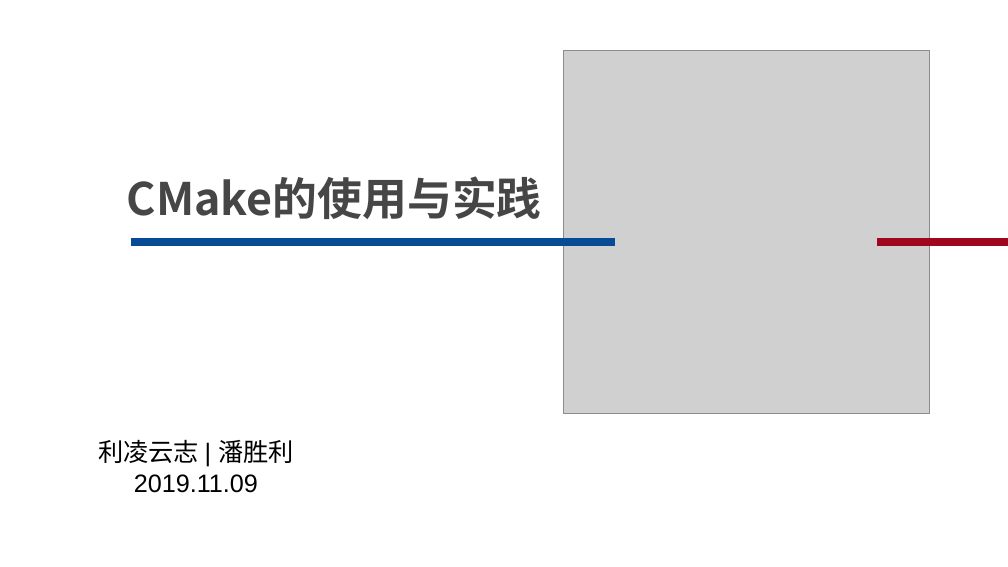
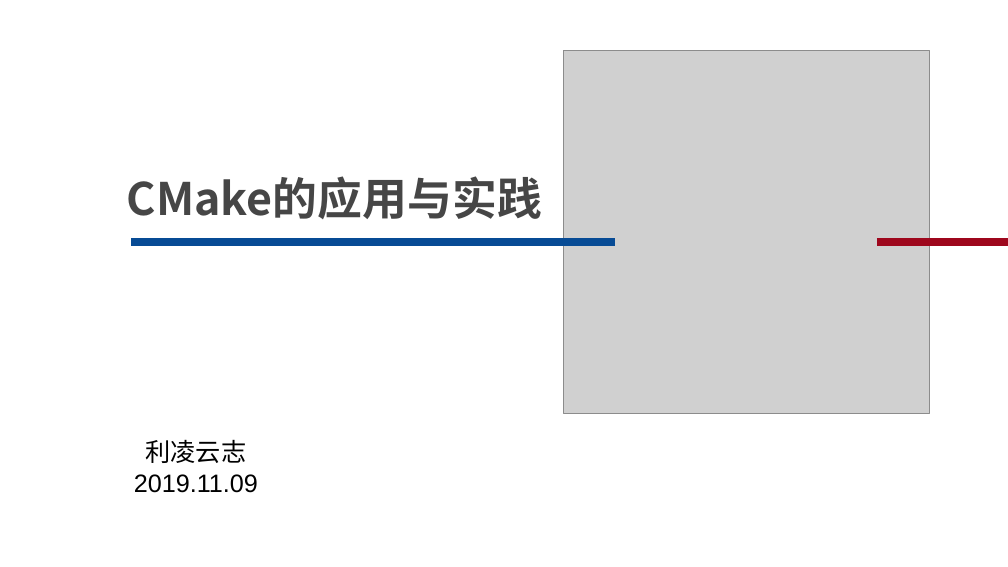
Before and after one commit to panshengli/slam_research_club, a slide deck: slide 1 of cmake_practice/Cmake_潘胜利20101026.pptx. Drawn at 1008x567 pixels with LibreOffice and Linux fonts; fonts in the diff are those of the drawing; grey boxes stand for pictures. Boxes give left, top, right and bottom in pixels: in the first picture for what was removed or moved away, otherwise in the second. Text is boxed around its words. In the diff, an @@ line names an element or a change of style, - is before the commit and + after.

```diff
--- a/cmake_practice/Cmake_潘胜利20101026.pptx
+++ b/cmake_practice/Cmake_潘胜利20101026.pptx
@@ text at (x1=127, y1=176, x2=542, y2=219): text changed @@
-CMake的使用与实践
+CMake的应用与实践
@@ text "利凌云志" moved from (x1=98, y1=439, x2=294, y2=493) to (x1=134, y1=439, x2=258, y2=493) @@
@@ text at (x1=146, y1=439, x2=247, y2=463): text changed @@
-利凌云志 | 潘胜利
+利凌云志
```
Also in this commit, not shown: 8 other slides changed, 32 slides added, 2 slides removed, 7 other files.
